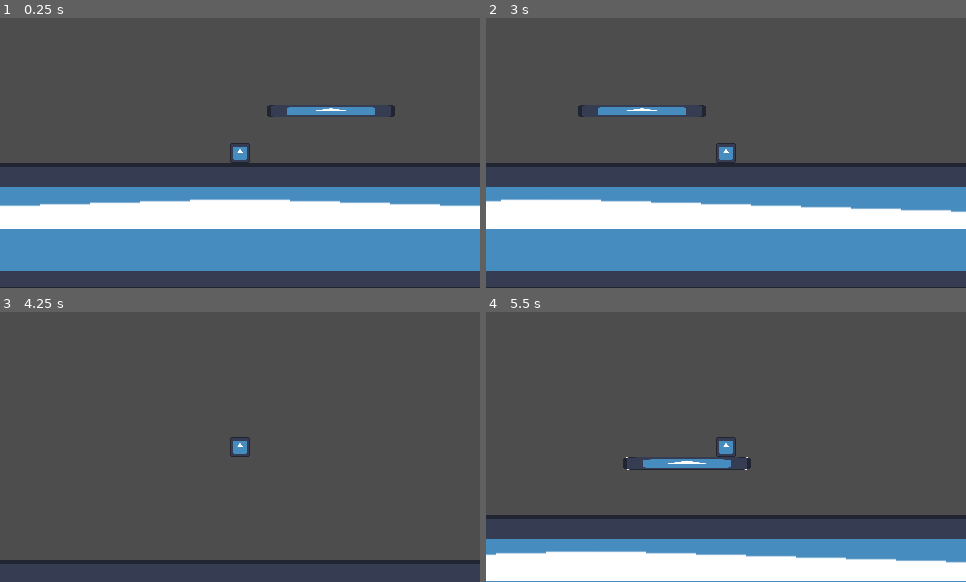
Above: before the commit, frames 1-4 (two rows, left to right).
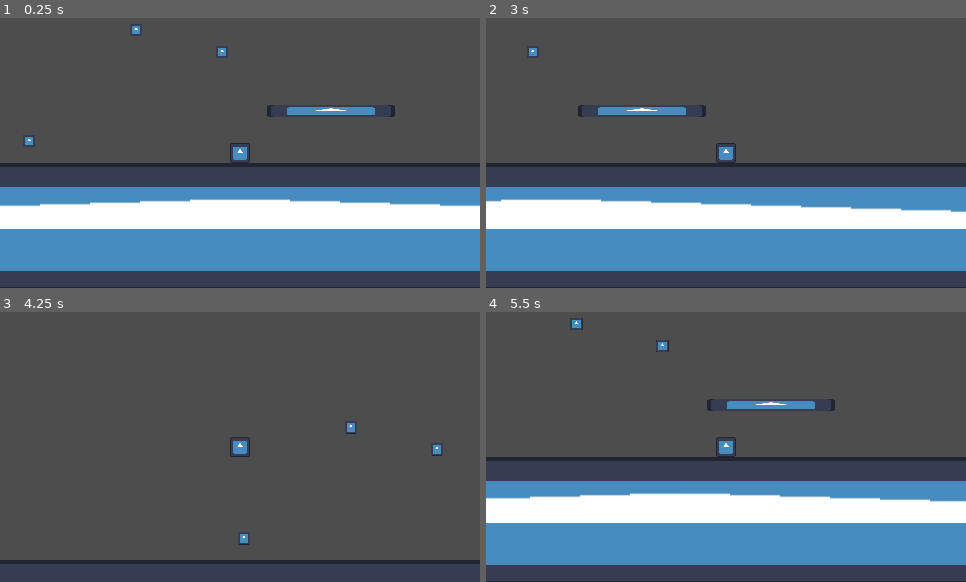
Above: after the commit, the same moments.

Repository: johnferrera29/mad_lab
Game: Godot game, scene res://scenes/main.tscn
Two runs of this game, one before a commit and one after it. Both use one fixed random seed, a clock stepped at 60 frames per second and the inputs below. The engine's default icon, where the game draws it, is replaced by a stand-in: a white triangle on a blue panel in a dark square.
Inputs (mouse positions are in pixels of both pictures, inside the frame that each line leads up to):
- Up to frame 1 (0.25 s): no input
- Up to frame 2 (3 s): tap Enter at 0.5 s; move the mouse to (702, 207) at 0.52 s; hold D (move_right) 0.53-2.03 s; tap Shift (change_weapon_mode) at 0.6, 2.3, 2.85 s; tap Space (jump) at 0.77, 1.07, 1.52, 1.55, 1.82, 2.1 s; click (702, 207) at 0.8 s; move the mouse to (870, 193) at 1.27 s; click (870, 193) at 1.35 s; move the mouse to (582, 112) at 2.02 s; hold A (move_left) from 2.03 s (still down); move the mouse to (750, 153) at 2.77 s
- Up to frame 3 (4.25 s): keep holding A (move_left); tap Space (jump) at 3.02, 3.32, 3.77, 3.8, 4.07 s; click (264, 447) at 3.05 s; move the mouse to (168, 379) at 3.52 s; click (168, 379) at 3.6 s
- Up to frame 4 (5.5 s): move the mouse to (831, 433) at 4.27 s; release A (move_left) at 4.28 s; hold D (move_right) from 4.28 s (still down); tap Shift (change_weapon_mode) at 4.35 s; tap Space (jump) at 4.52, 4.82 s; move the mouse to (630, 460) at 5.02 s; click (630, 460) at 5.1 s

The runs differ from the first frame. In frame 1, 0.1% of the frame differs, in the area x 5-48%, y 2-48%; in frame 2, less than 0.1%; in frame 3, 0.2%; in frame 4, 34%, in the area x 0-100%, y 2-100%.

Commit message:
Add grappling hook feature (#3)
* Add player grappling state

* Add anchor component

* Add grappling hook entity

Diff:
--- a/scenes/characters/player/player.gd
+++ b/scenes/characters/player/player.gd
@@ -31,6 +31,7 @@
 @onready var idle_state := $StateMachine/Idle as PlayerIdleState
 @onready var run_state := $StateMachine/Run as PlayerRunState
 @onready var air_state := $StateMachine/Air as PlayerAirState
+@onready var grappling_state := $StateMachine/Grappling as PlayerGrapplingState
 
 
 func _ready() -> void:
@@ -57,3 +58,7 @@
 	# Connect player air transition states.
 	air_state.actor_idle.connect(change_to_idle_state)
 	air_state.actor_ran.connect(change_to_run_state)
+
+	# Connect player grappling transition states.
+	grappling_state.actor_idle.connect(change_to_idle_state)
+	grappling_state.actor_fell.connect(change_to_fall_state)
--- a/scenes/characters/player/player.tscn
+++ b/scenes/characters/player/player.tscn
@@ -6,6 +6,7 @@
 [ext_resource type="Script" path="res://scenes/characters/player/states/player_idle_state.gd" id="4_pp7cs"]
 [ext_resource type="Script" path="res://scenes/characters/player/states/player_run_state.gd" id="5_wss2c"]
 [ext_resource type="Script" path="res://scenes/characters/player/states/player_air_state.gd" id="6_2y2n0"]
+[ext_resource type="Script" path="res://scenes/characters/player/states/player_grappling_state.gd" id="7_lxquc"]
 
 [sub_resource type="RectangleShape2D" id="RectangleShape2D_xxt50"]
 
@@ -51,3 +52,7 @@
 
 [node name="CoyoteTimer" type="Timer" parent="StateMachine/Air"]
 one_shot = true
+
+[node name="Grappling" type="Node" parent="StateMachine" node_paths=PackedStringArray("actor")]
+script = ExtResource("7_lxquc")
+actor = NodePath("../..")
--- /dev/null
+++ b/scenes/characters/player/states/player_grappling_state.gd
@@ -0,0 +1,59 @@
+class_name PlayerGrapplingState
+extends State
+
+
+signal actor_fell
+signal actor_idle
+
+@export var actor: Player
+@export var animator: AnimatedSprite2D
+
+var _anchor: Node2D
+var _grappling_speed: float
+var _is_grappling: bool
+
+
+func state_enter(msg: Dictionary = {}) -> void:
+	_is_grappling = false
+
+	_anchor = msg.get("anchor")
+	_grappling_speed = msg.get("grappling_speed")
+
+
+func state_physics_process(delta: float) -> void:
+	# Check if actor has collided with anchor.
+	var collision = actor.get_last_slide_collision()
+	if collision and collision.get_collider_id() == _anchor.get_instance_id():
+		actor_fell.emit()
+		return
+
+	grapple(_anchor.global_position, _grappling_speed)
+
+	if actor.is_on_floor():
+		if is_zero_approx(actor.velocity.x):
+			actor_idle.emit()
+			return
+
+	# TODO: Fix actor sliding upward when colliding with anchor sides / wall.
+	actor.move_and_slide()
+
+
+## Launches the actor towards [param anchor_position].
+func grapple(anchor_position: Vector2, speed: float) -> void:
+	var direction := actor.global_position.direction_to(anchor_position)
+
+	actor.velocity = direction * speed
+
+
+## A method that returns a Dictionary for initializing behavior of the [PlayerGrapplingState].
+##
+## [param anchor]. The target anchor of the grappling hook.
+## [param grappling_speed]. The constant speed applied to grappling towards [param anchor].
+func create_state_params(
+	anchor: Node2D,
+	grappling_speed: float
+) -> Dictionary:
+	return {
+		"anchor": anchor,
+		"grappling_speed": grappling_speed,
+	}
--- /dev/null
+++ b/scenes/entities/grappling_hook/grappling_hook.gd
@@ -0,0 +1,64 @@
+class_name GrapplingHook
+extends Node2D
+## A grappling hook that launches the actor to a specified target.
+##
+## Target object must extend an [InteractableObject] and contains a [AnchorComopnent].
+
+
+@export var actor: Player
+## Time it takes for actor to reach target anchor in seconds.
+## The speed of the grappling will depend on this and the distance between actor and anchor.
+@export_range(0.1, 1.0, 0.1) var grappling_time_to_anchor: float = 0.5
+
+@export_group("Target Highlight")
+## Outline when target is detected by [TargetingSystem]
+@export var target_highlight_size: float = 1.0
+@export var target_highlight_color: Color = Color.WHITE
+
+## Custom [ShaderMaterial] that contains the 2D outline shader.
+var outline_material: ShaderMaterial = preload("res://shared_resources/shaders/2D_outline_outer.tres")
+
+
+func _ready() -> void:
+	# Initialize shader material related parameters.
+	outline_material.set_shader_parameter("line_thickness", target_highlight_size)
+	outline_material.set_shader_parameter("line_color", target_highlight_color)
+
+
+func add_highlight(sprite: Node2D) -> void:
+	sprite.material = outline_material
+
+
+func remove_highlight(sprite: Node2D) -> void:
+	sprite.material = null
+
+
+## Launches the actor towards the direction of [param anchor].
+## This will trigger a state change inside actor.
+func launch_grappling_hook(anchor: Node2D, time_to_anchor: float) -> void:
+	print("LAUNCH Grappling Hook")
+	var distance  := actor.global_position.distance_to(anchor.global_position)
+	var grappling_speed := (distance * 2.0) / time_to_anchor
+
+	var state := actor.grappling_state
+	var msg := state.create_state_params(anchor, grappling_speed)
+
+	actor.state_machine.change_state(state, msg)
+
+
+func _on_targeting_system_target_detected(target: InteractableObject) -> void:
+	var anchor_component := target.anchor_component
+	if anchor_component:
+		add_highlight(anchor_component.sprite)
+
+
+func _on_targeting_system_target_interacted(target: InteractableObject) -> void:
+	var anchor_component := target.anchor_component
+	if anchor_component:
+		launch_grappling_hook(anchor_component.target, grappling_time_to_anchor)
+
+
+func _on_targeting_system_target_lost(target: InteractableObject) -> void:
+	var anchor_component := target.anchor_component
+	if anchor_component:
+		remove_highlight(anchor_component.sprite)
--- /dev/null
+++ b/scenes/entities/grappling_hook/grappling_hook.tscn
@@ -0,0 +1,13 @@
+[gd_scene load_steps=3 format=3 uid="uid://vdlef4d1dnij"]
+
+[ext_resource type="Script" path="res://scenes/entities/grappling_hook/grappling_hook.gd" id="1_70rfx"]
+[ext_resource type="PackedScene" uid="uid://xltnp3wd2u01" path="res://scenes/entities/targeting_system/targeting_system.tscn" id="1_fnbbk"]
+
+[node name="GrapplingHook" type="Node2D"]
+script = ExtResource("1_70rfx")
+
+[node name="TargetingSystem" parent="." instance=ExtResource("1_fnbbk")]
+
+[connection signal="target_detected" from="TargetingSystem" to="." method="_on_targeting_system_target_detected"]
+[connection signal="target_interacted" from="TargetingSystem" to="." method="_on_targeting_system_target_interacted"]
+[connection signal="target_lost" from="TargetingSystem" to="." method="_on_targeting_system_target_lost"]
--- a/scenes/entities/scale_gun/scale_gun.gd
+++ b/scenes/entities/scale_gun/scale_gun.gd
@@ -55,7 +55,7 @@
 func change_scale_mode(mode: ScaleMode) -> void:
 	print(ScaleMode.keys()[mode])
 	current_mode = mode
-	## TODO: Activate scale preview.
+	## TODO: Change shader depending on scale.
 
 
 ## Toggle through all available modes without going past the last index.
--- a/scenes/entities/targeting_system/targeting_system.gd
+++ b/scenes/entities/targeting_system/targeting_system.gd
@@ -32,16 +32,16 @@
 			# Check if object same as last detected object.
 			# This prevents target_detected signal from being emitted multiple times.
 			if not _last_detected_target or target != _last_detected_target:
-				print("target detected")
+				# print("target detected")
 				_last_detected_target = target
 				target_detected.emit(target)
 
 			if Input.is_action_just_pressed("interact"):
-				print("target interacted")
+				# print("target interacted")
 				target_interacted.emit(target)
 	else:
 		if _last_detected_target:
-			print("target lost")
+			# print("target lost")
 			target_lost.emit(_last_detected_target)
 			_last_detected_target = null
 
--- a/scenes/world/levels/level_01.tscn
+++ b/scenes/world/levels/level_01.tscn
@@ -1,9 +1,10 @@
-[gd_scene load_steps=7 format=3 uid="uid://dcibb2if05vl0"]
+[gd_scene load_steps=8 format=3 uid="uid://dcibb2if05vl0"]
 
 [ext_resource type="PackedScene" uid="uid://dyjcg33e37son" path="res://scenes/characters/player/player.tscn" id="1_um13x"]
 [ext_resource type="Texture2D" uid="uid://bh35rl8ygja7m" path="res://icon.svg" id="2_7h55h"]
-[ext_resource type="PackedScene" uid="uid://i8n0nugds6iy" path="res://scenes/entities/scale_gun/scale_gun.tscn" id="3_edh63"]
+[ext_resource type="PackedScene" uid="uid://vdlef4d1dnij" path="res://scenes/entities/grappling_hook/grappling_hook.tscn" id="2_ikyul"]
 [ext_resource type="Script" path="res://shared_scripts/components/scalable_component.gd" id="4_iamdp"]
+[ext_resource type="Script" path="res://shared_scripts/components/anchor_component.gd" id="5_122m1"]
 
 [sub_resource type="RectangleShape2D" id="RectangleShape2D_kndp6"]
 size = Vector2(126, 125)
@@ -14,10 +15,11 @@
 
 [node name="Level01" type="Node2D"]
 
-[node name="Player" parent="." instance=ExtResource("1_um13x")]
+[node name="Player" parent="." groups=["player"] instance=ExtResource("1_um13x")]
 position = Vector2(240, 181)
 
-[node name="ScaleGun" parent="Player" instance=ExtResource("3_edh63")]
+[node name="GrapplingHook" parent="Player" node_paths=PackedStringArray("actor") instance=ExtResource("2_ikyul")]
+actor = NodePath("..")
 
 [node name="TemporaryGround" type="StaticBody2D" parent="."]
 position = Vector2(240, 300)
@@ -52,3 +54,63 @@
 sprite = NodePath("../Sprite2D")
 shrink_factor = 2.0
 enlarge_factor = 2.0
+
+[node name="Anchor" type="StaticBody2D" parent="." node_paths=PackedStringArray("anchor_component")]
+position = Vector2(136, 103)
+scale = Vector2(0.1, 0.1)
+script = SubResource("GDScript_hqynx")
+anchor_component = NodePath("AnchorComponent")
+metadata/_edit_group_ = true
+
+[node name="Sprite2D" type="Sprite2D" parent="Anchor"]
+texture = ExtResource("2_7h55h")
+region_rect = Rect2(-4, -4, 128, 128)
+
+[node name="CollisionShape2D" type="CollisionShape2D" parent="Anchor"]
+position = Vector2(0, -1.5)
+shape = SubResource("RectangleShape2D_kndp6")
+
+[node name="AnchorComponent" type="Node" parent="Anchor" node_paths=PackedStringArray("target", "sprite")]
+script = ExtResource("5_122m1")
+target = NodePath("..")
+sprite = NodePath("../Sprite2D")
+
+[node name="Anchor2" type="StaticBody2D" parent="." node_paths=PackedStringArray("anchor_component")]
+position = Vector2(222, 125)
+scale = Vector2(0.1, 0.1)
+script = SubResource("GDScript_hqynx")
+anchor_component = NodePath("AnchorComponent")
+metadata/_edit_group_ = true
+
+[node name="Sprite2D" type="Sprite2D" parent="Anchor2"]
+texture = ExtResource("2_7h55h")
+region_rect = Rect2(-4, -4, 128, 128)
+
+[node name="CollisionShape2D" type="CollisionShape2D" parent="Anchor2"]
+position = Vector2(0, -1.5)
+shape = SubResource("RectangleShape2D_kndp6")
+
+[node name="AnchorComponent" type="Node" parent="Anchor2" node_paths=PackedStringArray("target", "sprite")]
+script = ExtResource("5_122m1")
+target = NodePath("..")
+sprite = NodePath("../Sprite2D")
+
+[node name="Anchor3" type="StaticBody2D" parent="." node_paths=PackedStringArray("anchor_component")]
+position = Vector2(29, 214)
+scale = Vector2(0.1, 0.1)
+script = SubResource("GDScript_hqynx")
+anchor_component = NodePath("AnchorComponent")
+metadata/_edit_group_ = true
+
+[node name="Sprite2D" type="Sprite2D" parent="Anchor3"]
+texture = ExtResource("2_7h55h")
+region_rect = Rect2(-4, -4, 128, 128)
+
+[node name="CollisionShape2D" type="CollisionShape2D" parent="Anchor3"]
+position = Vector2(0, -1.5)
+shape = SubResource("RectangleShape2D_kndp6")
+
+[node name="AnchorComponent" type="Node" parent="Anchor3" node_paths=PackedStringArray("target", "sprite")]
+script = ExtResource("5_122m1")
+target = NodePath("..")
+sprite = NodePath("../Sprite2D")
--- /dev/null
+++ b/shared_scripts/components/anchor_component.gd
@@ -0,0 +1,17 @@
+class_name AnchorComponent
+extends Node
+## A component that allows [member target] to be used as an anchor of [GrapplingHook].
+##
+## Use this component with composition.
+
+
+## Target node that will serve as the anchor an actor will move towards.
+@export var target: Node2D
+## The target's [Sprite2D] or [AnimatedSprite2D].
+## Sprite will be highlighted when interacting with [TargetingSystem].
+@export var sprite: Node2D
+
+
+func _ready() -> void:
+	# Validate the export variables.
+	assert(sprite is Sprite2D or sprite is AnimatedSprite2D, "Export variable [sprite] must be of Sprite2D or AnimatedSprite2D")
--- a/shared_scripts/components/interactable_object.gd
+++ b/shared_scripts/components/interactable_object.gd
@@ -7,3 +7,4 @@
 
 @export_group("Components")
 @export var scalable_component: ScalableComponent
+@export var anchor_component: AnchorComponent
Not shown: 1 places in scenes/characters/player/player.tscn that only renumber resources
